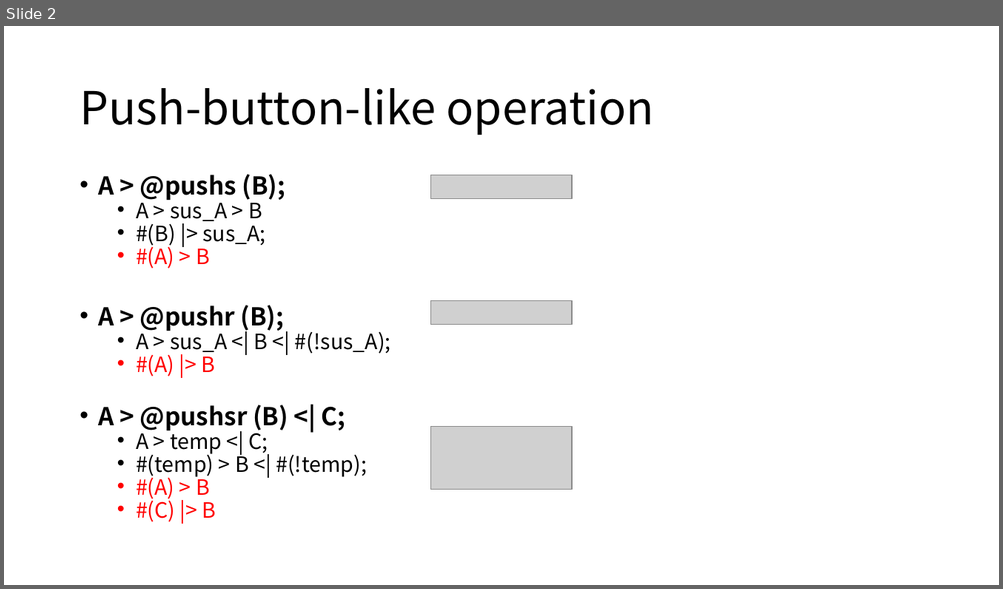
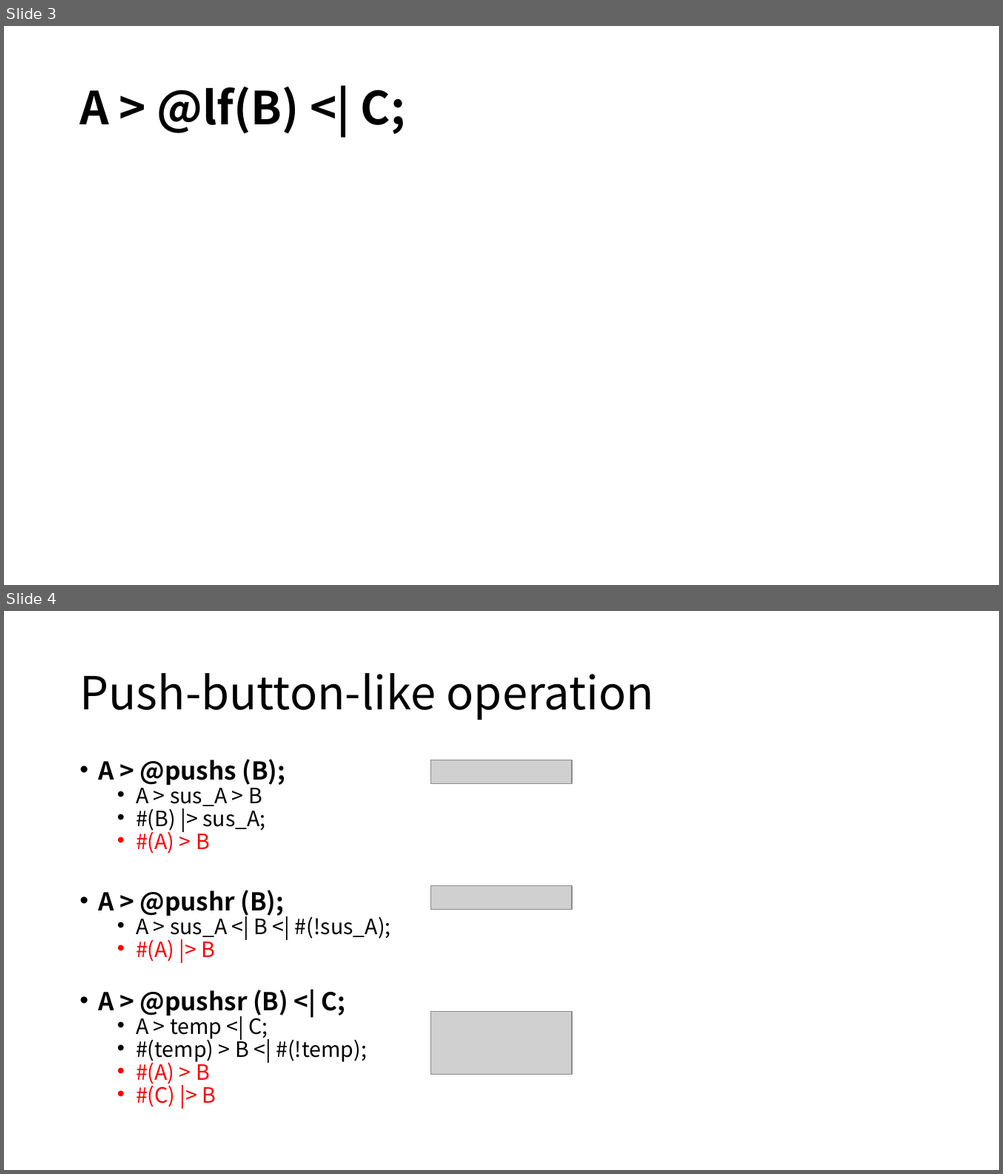
Before and after one commit to DualsoftDev/ds, a slide deck: Doc/PowerPoint/macro.pptx. Shown one above the other, each under a label of ours: slide 2 before the commit, slides 3 and 4 after it. The pictures are 1003x589 and 1003x1174 pixels, drawn with LibreOffice and Linux fonts; fonts in the diff are those of the drawing; grey boxes stand for pictures. Boxes give left, top, right and bottom in pixels: in the first picture for what was removed or moved away, otherwise in the second. Text is boxed around its words. In the diff, an @@ line names an element or a change of style, - is before the commit and + after.

```diff
--- a/Doc/PowerPoint/macro.pptx
+++ b/Doc/PowerPoint/macro.pptx
@@ slide 3 added at <box>4,26,999,585</box>, background #FFFFFF @@
@@ title added at <box>79,87,405,134</box>, 44 pt, text #000000, bold @@
+A > @lf(B) <| C;
@@ what was slide 2 is now slide 4 @@
```
Also in this commit, not shown: 1 slide changed, 1 other slide added.
